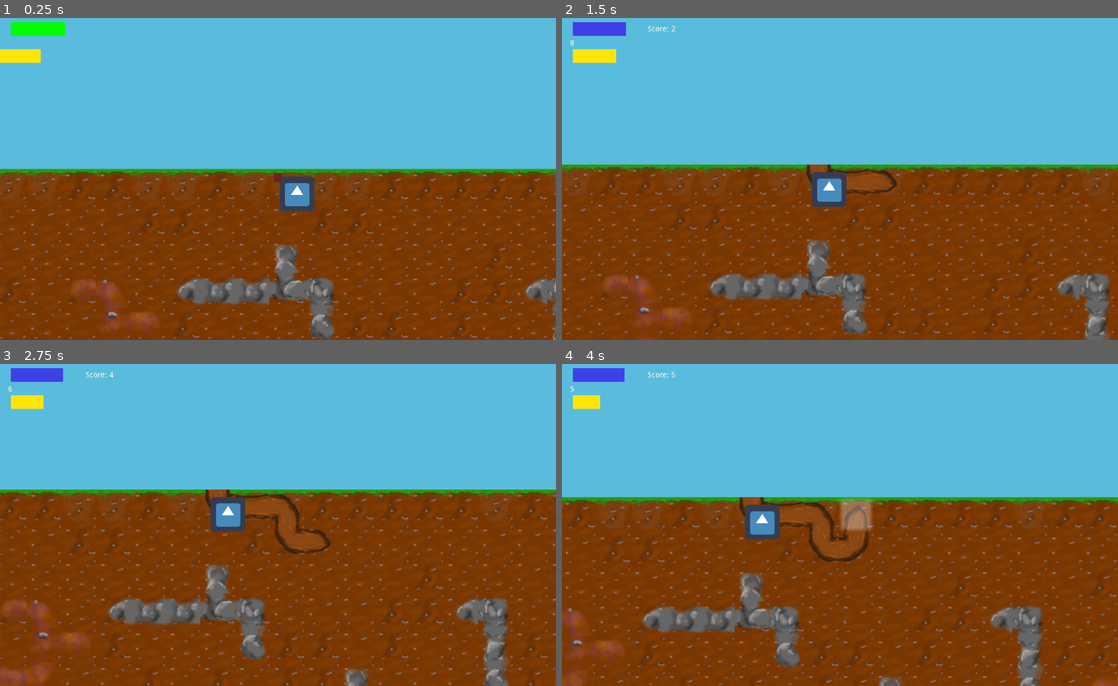
Above: before the commit, frames 1-4 (two rows, left to right).
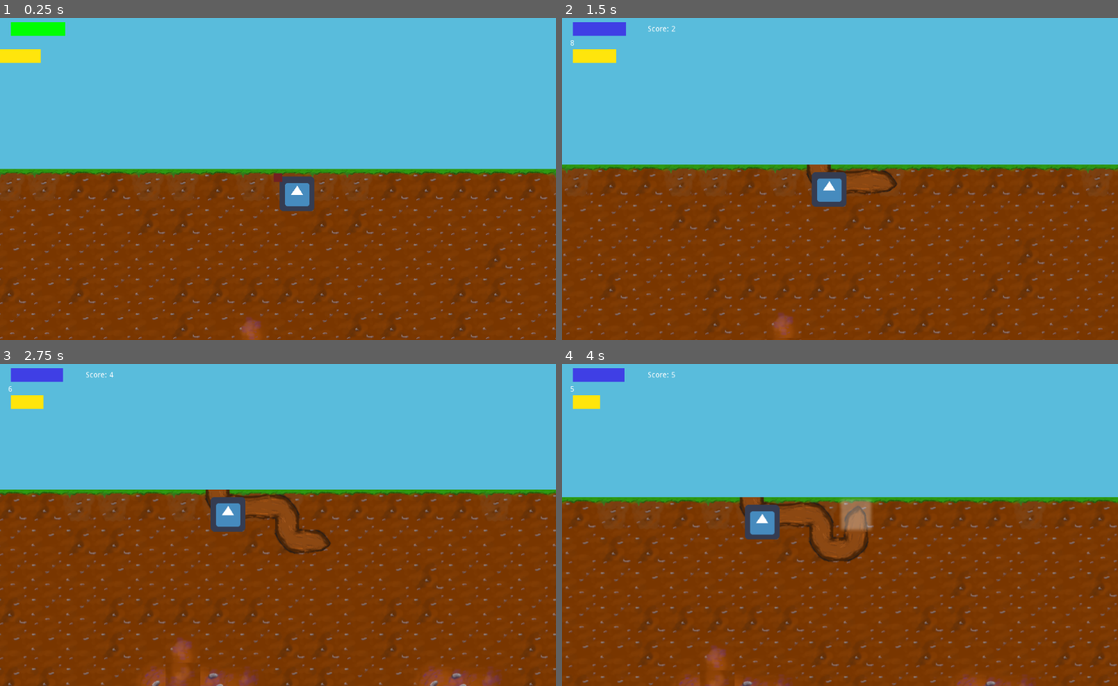
Above: after the commit, the same moments.

Repository: Sushperson/Tree-Simulator-2023
Game: Godot game, scene res://Scenes/World.tscn
The game is run twice, just before and just after one commit, with the same random seed, the same clock (stepped at 60 frames per second) and the same inputs. The engine's default icon, where the game draws it, is replaced by a stand-in: a white triangle on a blue panel in a dark square.
Inputs:
- Up to frame 1 (0.25 s): no input
- Up to frame 2 (1.5 s): tap Enter at 0.5 s; hold D (right) 0.53-1.28 s; hold S (down) from 1.28 s (still down)
- Up to frame 3 (2.75 s): release S (down) at 2.03 s; hold D (right) from 2.03 s (still down)
- Up to frame 4 (4 s): release D (right) at 2.78 s; hold W (up) 2.78-3.53 s; hold A (left) from 3.53 s (still down)

The runs differ from the first frame. In frame 1, 4.0% of the frame differs, in the area x 13-100%, y 70-100%; in frame 2, 4.8%; in frame 3, 6.7%, in the area x 0-100%, y 62-100%; in frame 4, 5.6%.

Commit message:
random cluster generation and such

Diff:
--- a/Tree_sim/Scenes/World.tscn
+++ b/Tree_sim/Scenes/World.tscn
@@ -538,3 +538,5 @@
 tile_set = SubResource( 3 )
 format = 1
 script = ExtResource( 31 )
+max_cluster_dist = 8.0
+cluster_size = 5.0
--- a/Tree_sim/Scripts/RO_Grid.gd
+++ b/Tree_sim/Scripts/RO_Grid.gd
@@ -1,6 +1,9 @@
 extends TileMap
 
 var tile_indices = [[0,0.7],[1,0.3]]
+var cluster_centers = {}
+export var max_cluster_dist : float = 10.0
+export var cluster_size : float = 2.0
 
 # Called when the node enters the scene tree for the first time.
 func _ready():
@@ -8,27 +11,61 @@
 
 
 func generate_tile(x, y):
-	if(y > 1):
-		var neighbour = get_a_neighbour(x, y)
-		if neighbour == -1:
-			if(randf() < 0.1):
-				var rando = randf()
-				var sum = 0.0
-				for e in tile_indices:
-					if rando < sum + e[1]:
-						set_cell(x, y, e[0])
-						break
+	if(y > (cluster_size)):
+		var nn_dist = nearest_cluster_dist(x, y)
+		if(randf() < inter_cluster_dist_prob(max_cluster_dist, nn_dist)):
+			var rando = randf()
+			var sum = 0.0
+			for e in tile_indices:
+				if rando < sum + e[1]:
+					print("generating cluster on " + str(Vector2(x, y)))
+					print("with nn-distance " + str(nn_dist))
+					if e[0] == 1:
+						generate_cluster(x, y, e[0], cluster_size/2)
 					else:
-						sum += rando
-		else:
-			if(randf() < 0.4):
-				set_cell(x, y, neighbour)
-	update_bitmask_area(Vector2(x, y))
+						generate_cluster(x, y, e[0], rand_range(cluster_size/2, cluster_size))
+					cluster_centers[Vector2(x,y)] = true
+					break
+				else:
+					sum += rando
+		if(randf() < 0.1 and get_cell(x, y) == -1):
+			var rando = randf()
+			var sum = 0.0
+			for e in tile_indices:
+				if rando < sum + e[1]:
+					set_cell(x, y, e[0])
+					update_bitmask_area(Vector2(x, y))
+					break
+				else:
+					sum += rando
 
 
-func get_a_neighbour(x, y):
-	var neighbours = [Vector2(-1,0), Vector2(1,0), Vector2(0,-1), Vector2(0,1)]
-	for coords in neighbours:
-		if(get_cell(x + coords.x, y + coords.y) != -1):
-			return get_cell(x + coords.x, y + coords.y)
-	return -1
+
+func generate_cluster(x_cntr, y_cntr, material, cluster_sz = cluster_size):
+	for x in range(x_cntr - cluster_sz, x_cntr + cluster_sz + 1):
+		for y in range(y_cntr - cluster_sz, y_cntr + cluster_sz + 1):
+			if randf() < dist_prob_func(cluster_sz, Vector2(x_cntr, y_cntr).distance_to(Vector2(x, y))):
+				set_cell(x, y, material)
+	update_bitmask_region(Vector2(x_cntr, y_cntr) - Vector2(cluster_sz, cluster_sz), Vector2(x_cntr, y_cntr) + Vector2(cluster_sz, cluster_sz))
+
+# probability function for intra-cluster generation
+func dist_prob_func(max_dist : float, dist : float):
+	return 0.9 + (1/(max_dist-1.0)) - (1/(max_dist-1.0)) * dist
+
+
+# probability function for inter-cluster generation
+func inter_cluster_dist_prob(max_dist : float, dist : float):
+	return ((0.75 / (max_dist - cluster_size)) * dist) - (cluster_size / (max_dist - cluster_size))
+
+# calculate distance to nearest cluster
+func nearest_cluster_dist(x, y):
+	for d in range(max_cluster_dist):
+		for dx in [-d, d]:
+			for dy in range(-d, d+1):
+				if cluster_centers.has(Vector2(x,y) + Vector2(dx, dy)):
+					return d
+		for dy in [-d, d]:
+			for dx in range(-d, d+1):
+				if cluster_centers.has(Vector2(x,y) + Vector2(dx, dy)):
+					return d
+	return 100
--- a/Tree_sim/Scripts/World.gd
+++ b/Tree_sim/Scripts/World.gd
@@ -97,8 +97,6 @@
 
 		var rootgrid = get_node("RootGrid")
 		var player = get_node("Player")
-		print(str(rootgrid.get_cell(player.path[-2][0], player.path[-2][1])))
-		print(str(player.move_dir))
 		if (rootgrid.get_cell(player.path[-2][0], player.path[-2][1]) == grade_v and player.move_dir == Vector2(-1,0)) or (ro …(216 unchanged characters)…
 			rootgrid.set_cell(player.path[-2][0], player.path[-2][1], t_links)
 		elif (rootgrid.get_cell(player.path[-2][0], player.path[-2][1]) == grade_h and player.move_dir == Vector2(0,-1)) or ( …(219 unchanged characters)…
@@ -157,7 +155,6 @@
 			player.pos_y = player.path[-1][1]
 			player.position = Vector2(player.path[-1][0] * tile_size + tile_size/2, player.path[-1][1]* tile_size + tile_size/2)
 
-	print(get_node("Camera2D").position)
 	get_node("HUD/DebugCamSize").set_text(str(player.remaining_current_root_tiles))
 
 	player_char()
